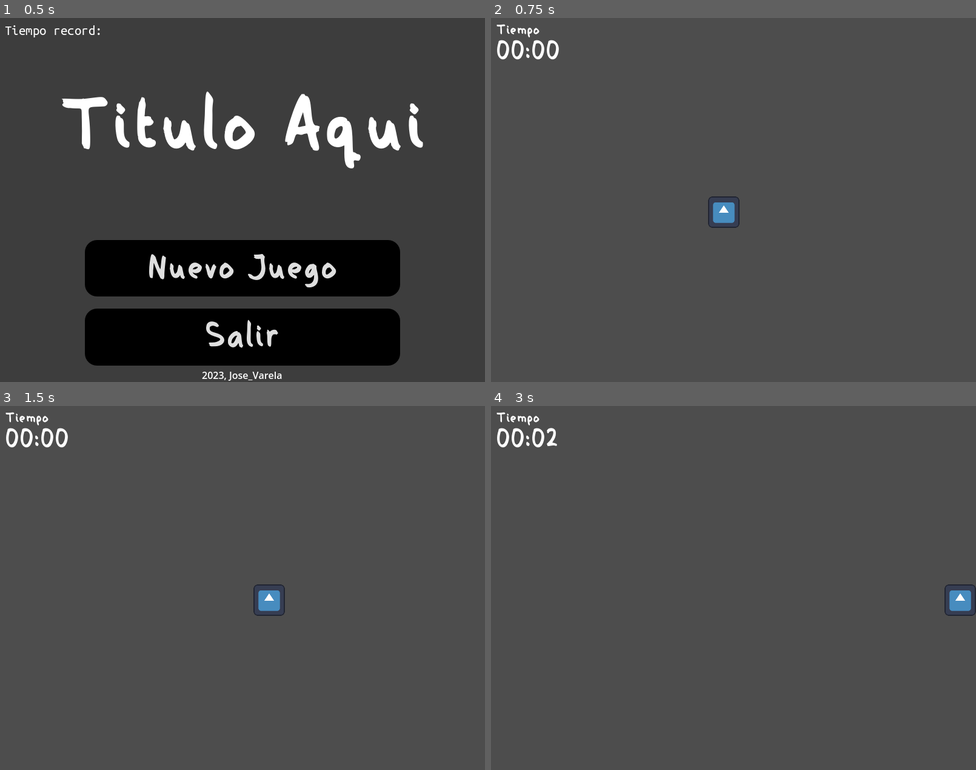
Above: before the commit, frames 1-4 (two rows, left to right).
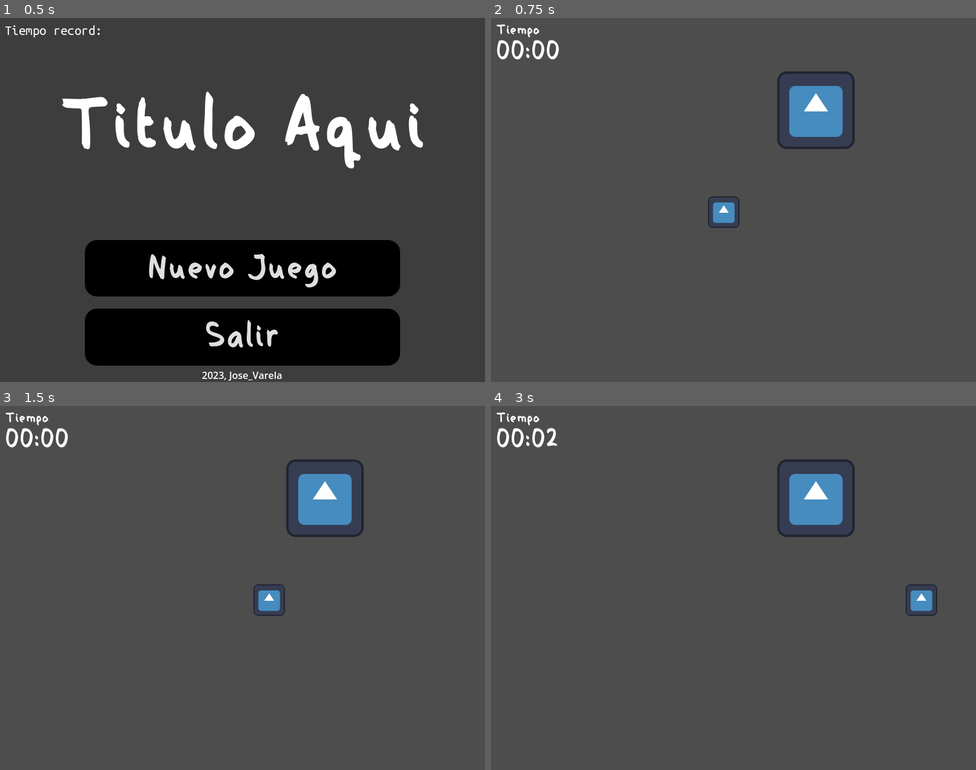
Above: after the commit, the same moments.

Repository: JoseVarelaP/CatchYou
Game: Godot game, scene res://main_menu.tscn
Same seed, same stepped clock (60 frames per second), same inputs: the game is played once before the commit and once after it. The engine's default icon, where the game draws it, is replaced by a stand-in: a white triangle on a blue panel in a dark square.
Inputs:
- Up to frame 1 (0.5 s): no input
- Up to frame 2 (0.75 s): click "Nuevo Juego" at 0.5 s
- Up to frame 3 (1.5 s): tap Enter (ui_accept) at 1.25 s; hold Right (ui_right) from 1.28 s (still down)
- Up to frame 4 (3 s): tap Enter (ui_accept) at 1.52, 2.27 s; release Right (ui_right) at 2.78 s; hold Left (ui_left) from 2.78 s (still down)

Frame 1 is identical in both runs. In frame 2, 1.9% of the frame differs, in the area x 59-75%, y 14-36%; in frame 3, 1.9%; in frame 4, 2.6%, in the area x 59-100%, y 14-58%.

Commit message:
Haz un poco de colisión

Diff:
--- a/Actividad-Juego.gd
+++ b/Actividad-Juego.gd
@@ -1,5 +1,6 @@
 extends Node2D
 var tiempoTotal = 0
+var lostGame = false
 
 # Called when the node enters the scene tree for the first time.
 func _ready():
@@ -18,8 +19,16 @@
 
 # Called every frame. 'delta' is the elapsed time since the previous frame.
 func _process(delta):
+	if( lostGame ):
+		return
+
 	# Suma el tiempo actual a lo que esta.
 	tiempoTotal += delta
 	# Actualiza el tiempo total en la pantalla.
 	$"TiempoActual".set_text( ProcesaTiempo(tiempoTotal) )
-	pass
+
+func _on_area_2d_body_entered(body):
+	print("weeee")
+	if( body == $Jugador ):
+		lostGame = true
+		$Jugador.setAllowedToMove(false)
--- a/Juego.tscn
+++ b/Juego.tscn
@@ -7,6 +7,9 @@
 
 [sub_resource type="CircleShape2D" id="CircleShape2D_0fdd4"]
 radius = 32.0
+
+[sub_resource type="CircleShape2D" id="CircleShape2D_i1qxn"]
+radius = 80.0
 
 [node name="Juego" type="Node2D"]
 script = ExtResource("1_da1sb")
@@ -23,7 +26,7 @@
 [node name="CollisionShape2D" type="CollisionShape2D" parent="Jugador"]
 shape = SubResource("CircleShape2D_0fdd4")
 
-[node name="Sprite2D" type="Sprite2D" parent="Jugador/CollisionShape2D"]
+[node name="ActorJug" type="Sprite2D" parent="Jugador/CollisionShape2D"]
 scale = Vector2(0.4, 0.4)
 texture = ExtResource("3_7np3h")
 
@@ -45,3 +48,15 @@
 theme_override_fonts/font = ExtResource("1_3pr6r")
 theme_override_font_sizes/font_size = 24
 text = "Tiempo"
+
+[node name="Area2D" type="Area2D" parent="."]
+position = Vector2(536, 152)
+metadata/_edit_group_ = true
+
+[node name="CollisionShape2D" type="CollisionShape2D" parent="Area2D"]
+shape = SubResource("CircleShape2D_i1qxn")
+
+[node name="Sprite2D" type="Sprite2D" parent="Area2D/CollisionShape2D"]
+texture = ExtResource("3_7np3h")
+
+[connection signal="body_entered" from="Area2D" to="." method="_on_area_2d_body_entered"]
--- a/Jugador.gd
+++ b/Jugador.gd
@@ -1,14 +1,23 @@
 extends CharacterBody2D
-
 
 const SPEED = 300.0
 const JUMP_VELOCITY = -400.0
 
 # Get the gravity from the project settings to be synced with RigidBody nodes.
 var gravity = ProjectSettings.get_setting("physics/2d/default_gravity")
+const width_area = 800
+const height_area = 600
+const border_margin = 30
 
+var allowedToMove = true
+
+func setAllowedToMove(state):
+	allowedToMove = state
 
 func _physics_process(delta):
+	if( not allowedToMove ):
+		return
+
 	# Add the gravity.
 	"""
 	if not is_on_floor():
@@ -33,4 +42,13 @@
 	else:
 		velocity.x = move_toward(velocity.x, 0, SPEED)
 
+	if position.x < border_margin:
+		position.x = border_margin
+	if position.y < border_margin:
+		position.y = border_margin
+	if position.x > width_area - border_margin:
+		position.x = width_area - border_margin
+	if position.y > height_area - border_margin:
+		position.y = height_area - border_margin
+
 	move_and_slide()
Not shown: 1 places in Juego.tscn that only renumber resources
